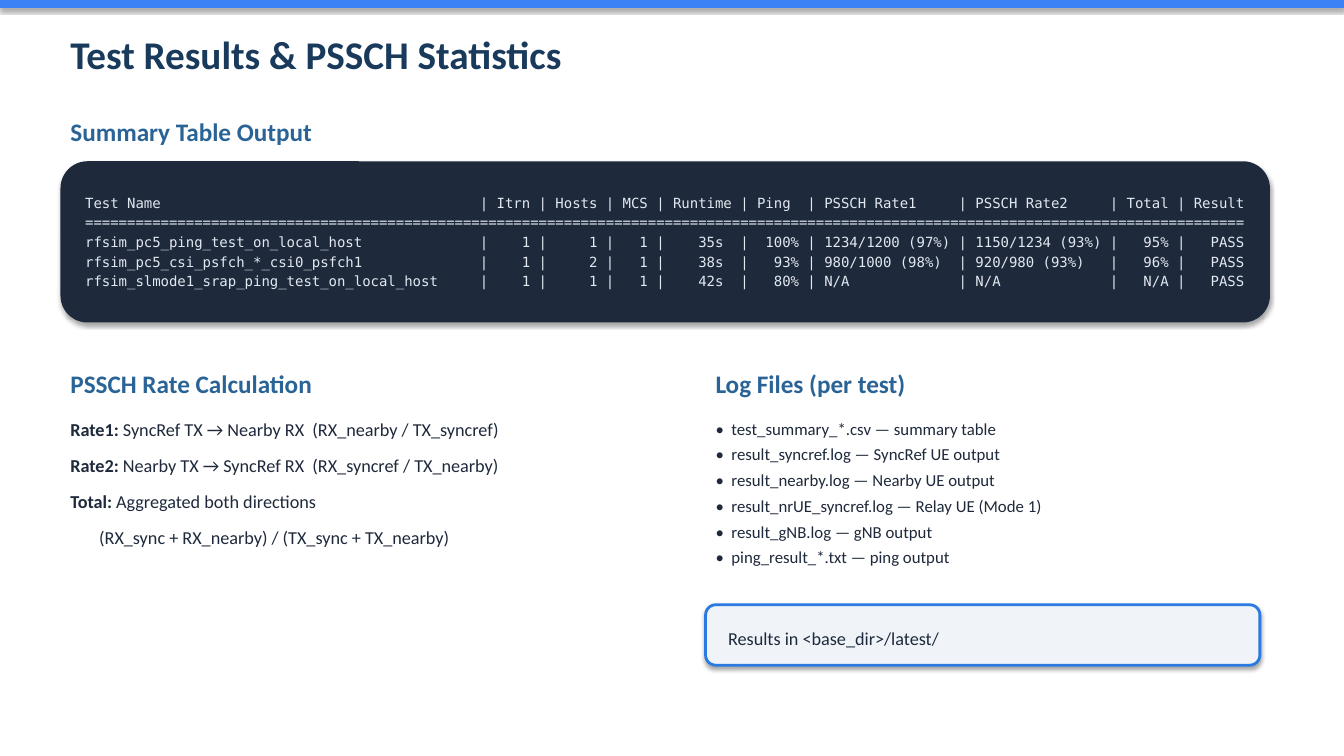
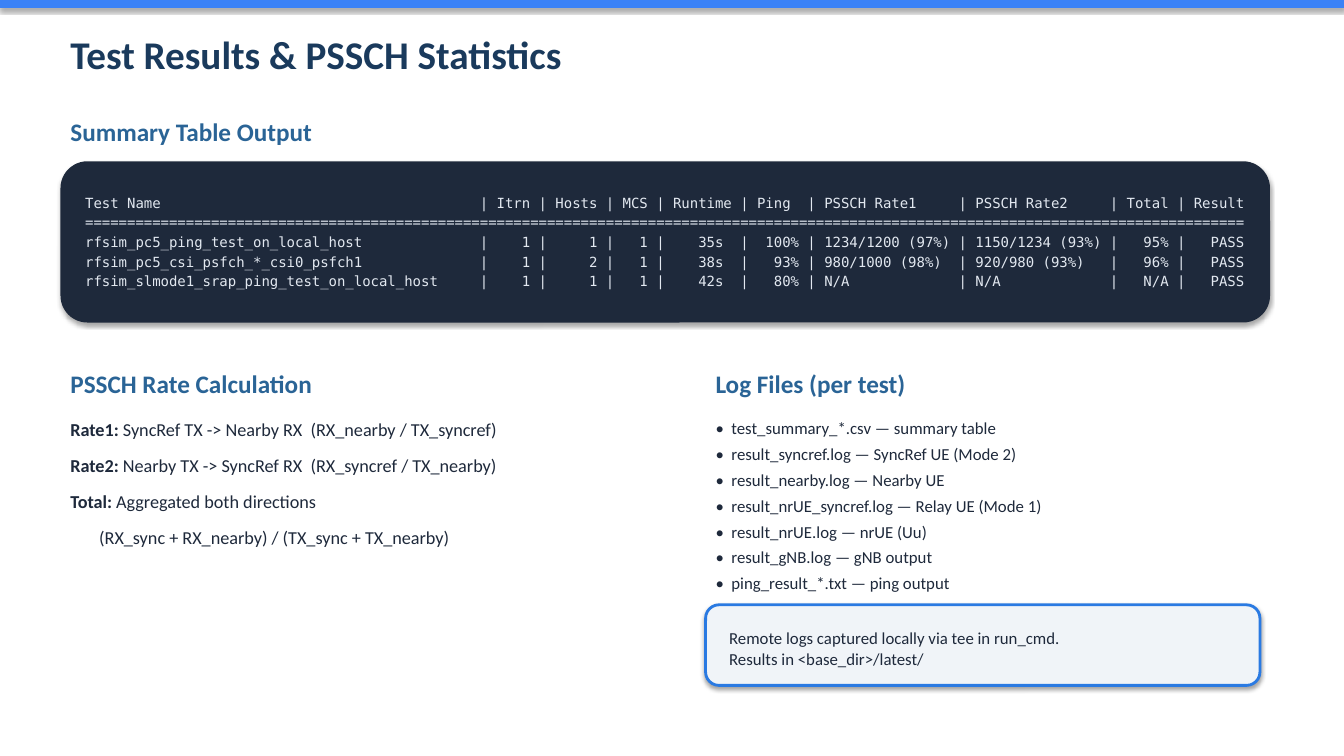
Before and after one commit to davidkimmy/openairinterface5g, a slide deck: slide 8 of doc/episys/test_script/overview_sl_test.pptx (slide 7 before the commit). Drawn at 1344x756 pixels with LibreOffice and Linux fonts; fonts in the diff are those of the drawing. Boxes give left, top, right and bottom in pixels: in the first picture for what was removed or moved away, otherwise in the second. Text is boxed around its words. In the diff, an @@ line names an element or a change of style, - is before the commit and + after.

Commit message:
Supporting bash based operation (non-gnome-terminal) and local logging.

```diff
--- a/doc/episys/test_script/overview_sl_test.pptx
+++ b/doc/episys/test_script/overview_sl_test.pptx
@@ text at bbox=[70, 423, 497, 475]: text changed @@
-Rate1: SyncRef TX → Nearby RX (RX_nearby / TX_syncref)
-Rate2: Nearby TX → SyncRef RX (RX_syncref / TX_nearby)
+Rate1: SyncRef TX -> Nearby RX (RX_nearby / TX_syncref)
+Rate2: Nearby TX -> SyncRef RX (RX_syncref / TX_nearby)
@@ text at bbox=[731, 448, 1017, 489]: text changed @@
-• result_syncref.log — SyncRef UE output
-• result_nearby.log — Nearby UE output
+• result_syncref.log — SyncRef UE (Mode 2)
+• result_nearby.log — Nearby UE
@@ text at bbox=[731, 526, 927, 541]: paragraph added @@
+• result_nrUE.log — nrUE (Uu)
@@ rounded rectangle "Remote logs captured locally via ...": place and size @@
-rounded rectangle "Remote logs captured locally via ..." at bbox=[706, 605, 1260, 665]
+rounded rectangle "Remote logs captured locally via ..." at bbox=[706, 605, 1260, 686]
@@ text in rounded rectangle at bbox=[729, 632, 1059, 647]: paragraph added @@
+Remote logs captured locally via tee in run_cmd.
@@ text in rounded rectangle at bbox=[729, 653, 924, 668]: size 13 to 12 pt in "Results in <base_dir>/latest/" @@
```
Also in this commit, not shown: 4 other slides changed, 3 slides added, 4 other files.
